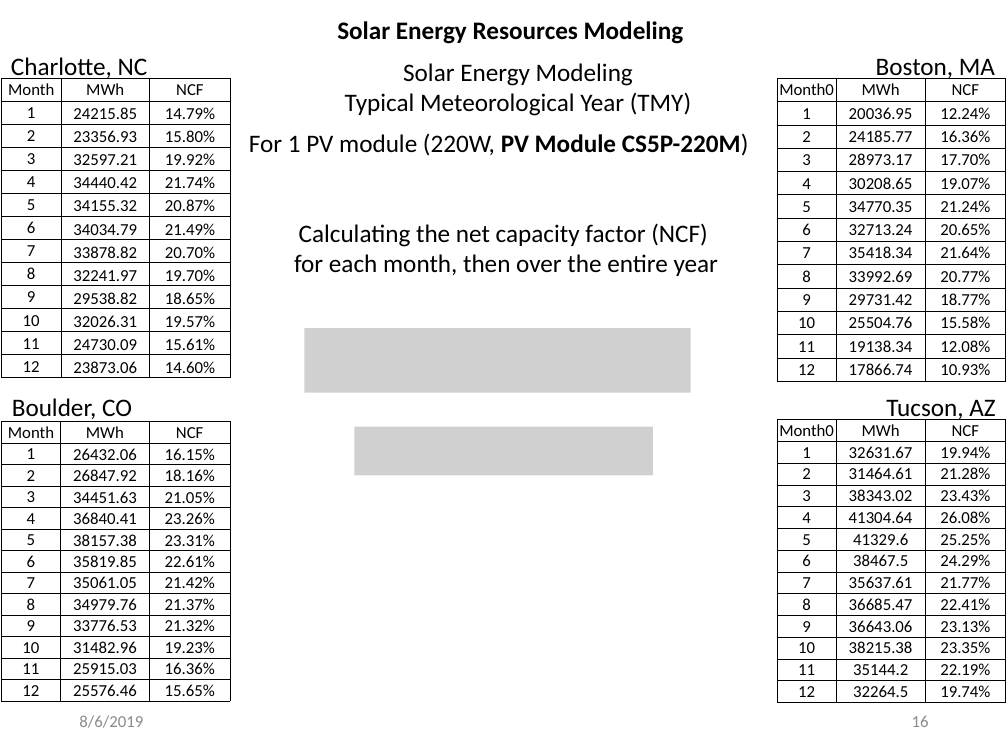
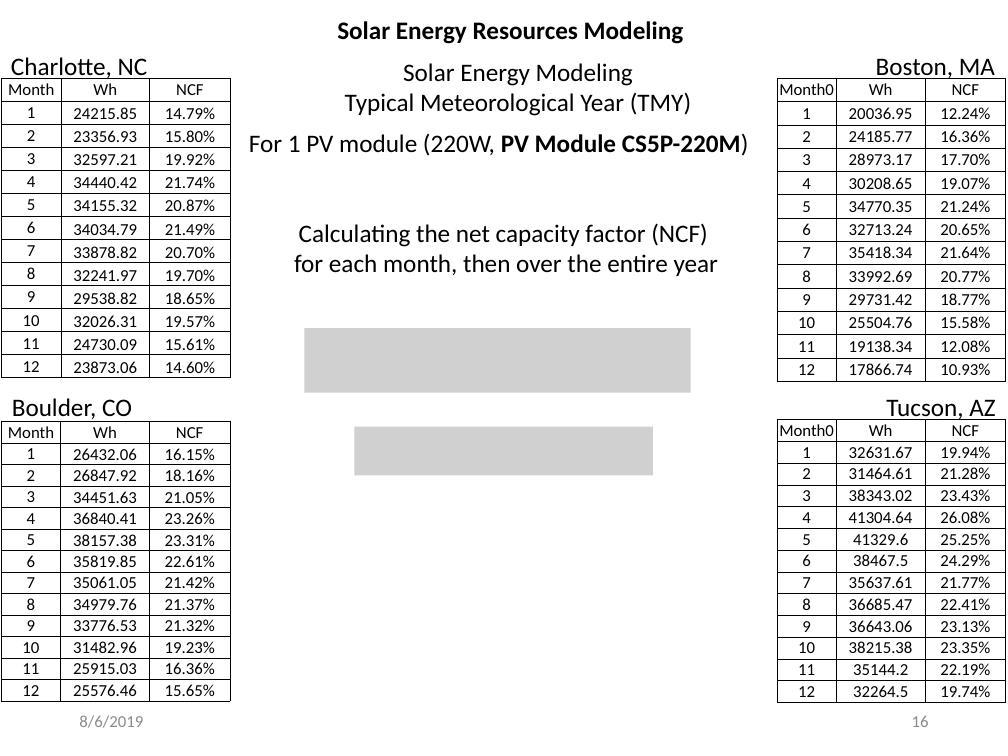
Before and after one commit to mhdella/Renewable-Energy-Analytics, a slide deck: slide 16 of +Presentation for Energy_Analytics/Wind_Solar_Energy_Modeling_Analysis.pptx. Drawn at 1008x756 pixels with LibreOffice and Linux fonts; fonts in the diff are those of the drawing; grey boxes stand for pictures. Boxes give left, top, right and bottom in pixels: in the first picture for what was removed or moved away, otherwise in the second. Text is boxed around its words. In the diff, an @@ line names an element or a change of style, - is before the commit and + after.

```diff
--- a/+Presentation for Energy_Analytics/Wind_Solar_Energy_Modeling_Analysis.pptx
+++ b/+Presentation for Energy_Analytics/Wind_Solar_Energy_Modeling_Analysis.pptx
@@ table at (x1=2, y1=79, x2=231, y2=378) @@
-row 1, column 2: MWh
+row 1, column 2: Wh
@@ table at (x1=777, y1=79, x2=1006, y2=382) @@
-row 1, column 2: MWh
+row 1, column 2: Wh
@@ table at (x1=777, y1=419, x2=1006, y2=703) @@
-row 1, column 2: MWh
+row 1, column 2: Wh
@@ table at (x1=1, y1=421, x2=230, y2=701) @@
-row 1, column 2: MWh
+row 1, column 2: Wh
```
Also in this commit, not shown: 1 other slide changed, 1 other file.
